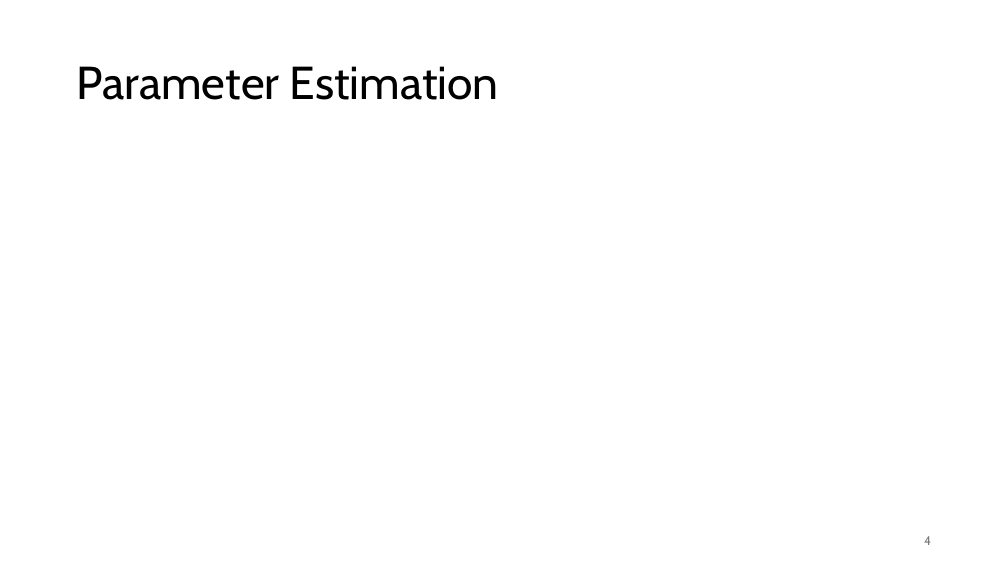
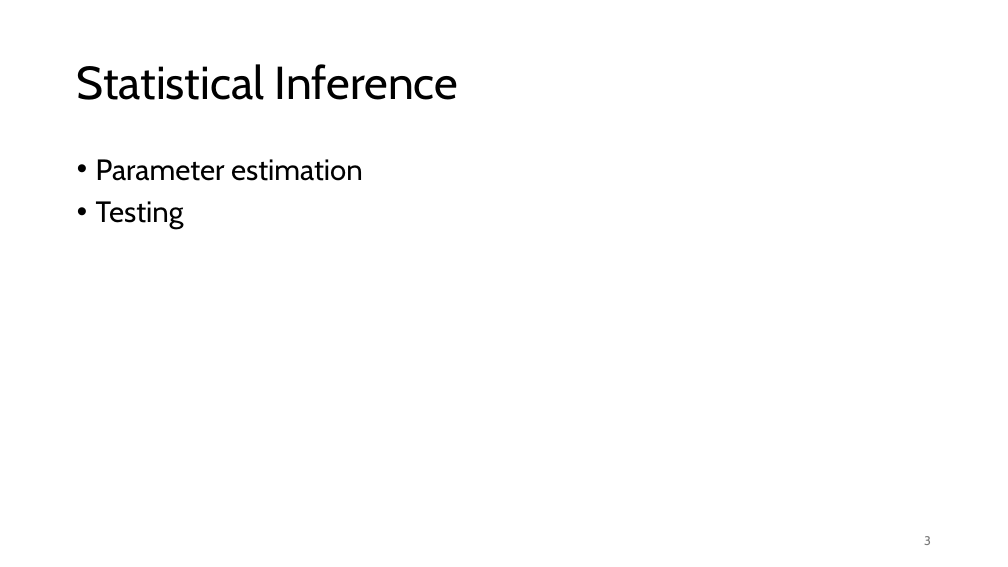
Before and after one commit to FelixWick/data_science, a slide deck: slide 3 of slides/4_statistical_inference.pptx (slide 4 before the commit). Drawn at 1008x567 pixels with LibreOffice and Linux fonts; fonts in the diff are those of the drawing. Boxes give left, top, right and bottom in pixels: in the first picture for what was removed or moved away, otherwise in the second. Text is boxed around its words. In the diff, an @@ line names an element or a change of style, - is before the commit and + after.

```diff
--- a/slides/4_statistical_inference.pptx
+++ b/slides/4_statistical_inference.pptx
@@ title at (77, 64, 459, 100): text changed @@
-Parameter Estimation
+Statistical Inference
@@ text added at (96, 159, 363, 229), 28 pt, text #000000 @@
+• Parameter estimation
+• Testing
@@ page number at (924, 536, 931, 545): text changed @@
-4
+3
```
Also in this commit, not shown: 1 other slide changed, 5 slides removed, 13 other files.
